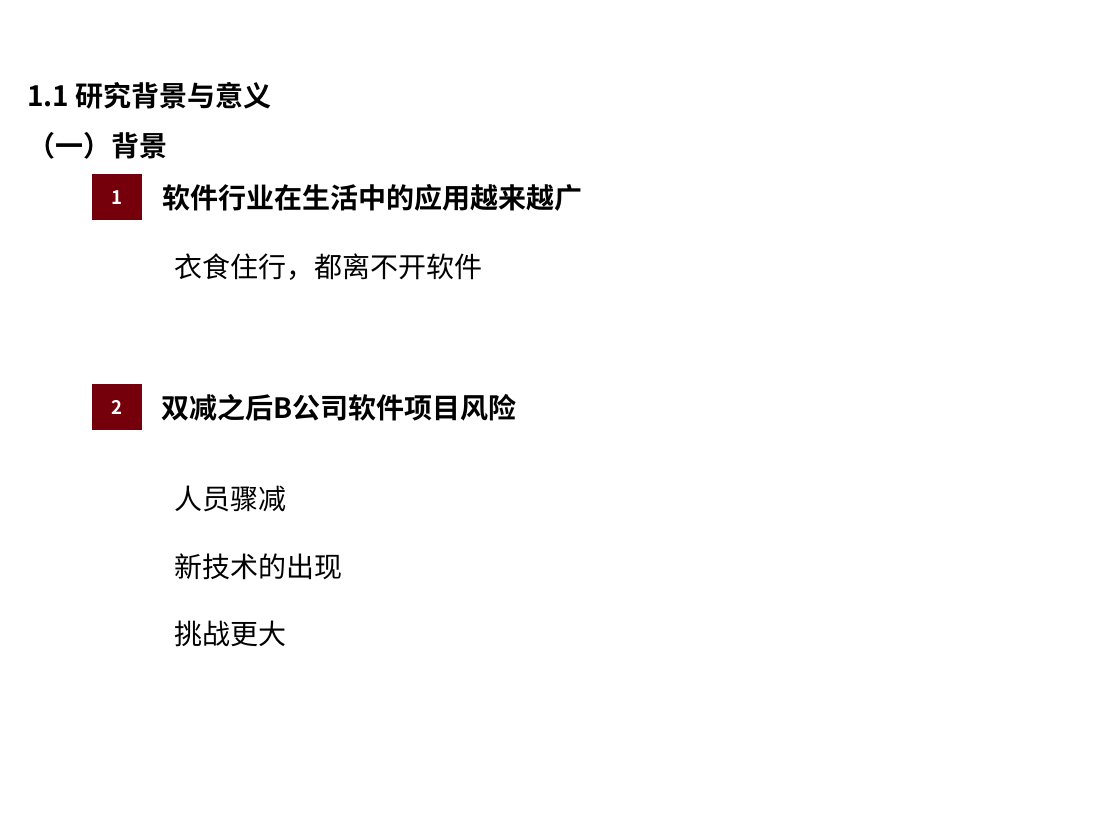
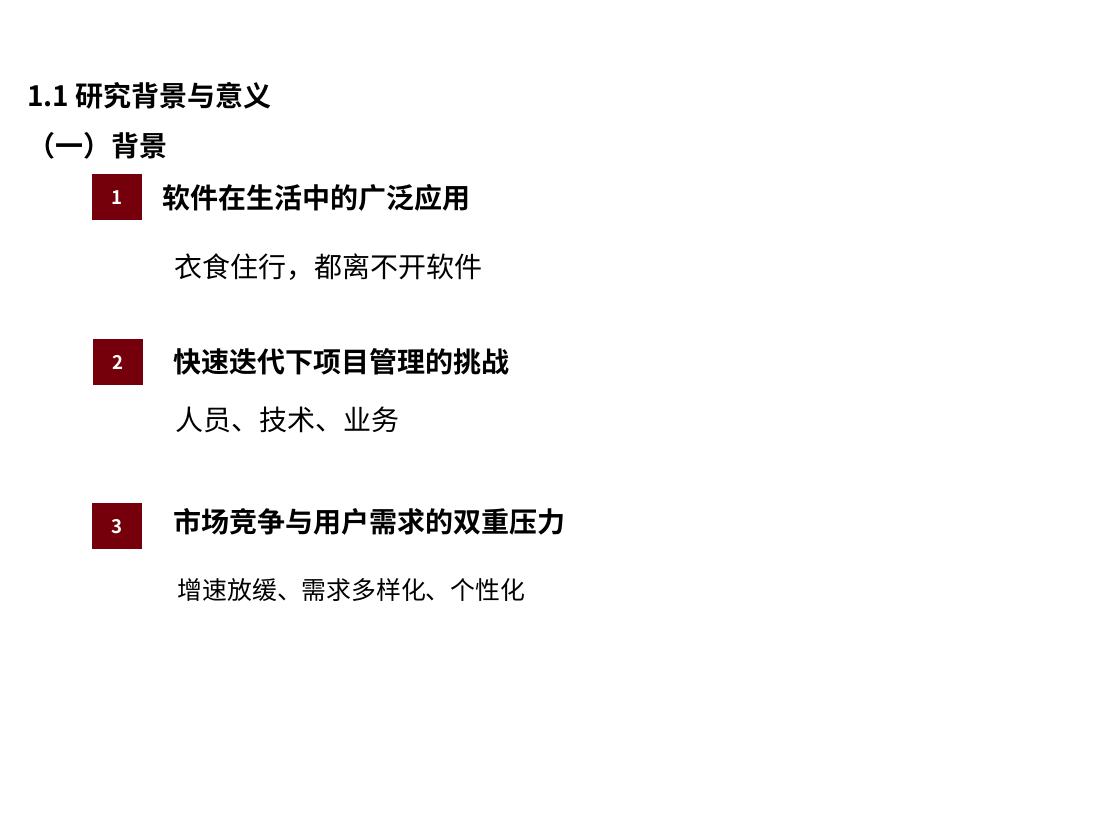
Before and after one commit to xiaosiyong/MyLearn, a slide deck: slide 3 of xiao-present.pptx. Drawn at 1120x840 pixels with LibreOffice and Linux fonts; fonts in the diff are those of the drawing; background and template pictures are left out. Boxes give left, top, right and bottom in pixels: in the first picture for what was removed or moved away, otherwise in the second. Text is boxed around its words. In the diff, an @@ line names an element or a change of style, - is before the commit and + after.

```diff
--- a/xiao-present.pptx
+++ b/xiao-present.pptx
@@ text at bbox=[163, 184, 471, 211]: text changed @@
-软件行业在生活中的应用越来越广
+软件在生活中的广泛应用
@@ rectangle "2": place and size @@
-rectangle "2" at bbox=[93, 385, 142, 430]
+rectangle "2" at bbox=[94, 339, 143, 384]
@@ text at bbox=[174, 348, 510, 375]: text changed @@
-双减之后B公司软件项目风险
+快速迭代下项目管理的挑战
@@ text at bbox=[176, 406, 400, 433]: text changed @@
-人员骤减
-新技术的出现
-挑战更大
+人员、技术、业务
@@ rectangle added at bbox=[93, 503, 142, 548], fill #75000C, outline #74000F 0.75 pt, 12 pt, text #FFFFFF, bold @@
+3
@@ text added at bbox=[174, 508, 566, 535], 18 pt, text #000000, bold @@
+市场竞争与用户需求的双重压力
@@ text added at bbox=[178, 578, 525, 601], 16 pt, text #000000 @@
+增速放缓、需求多样化、个性化
```
Also in this commit, not shown: 2 other slides changed.
